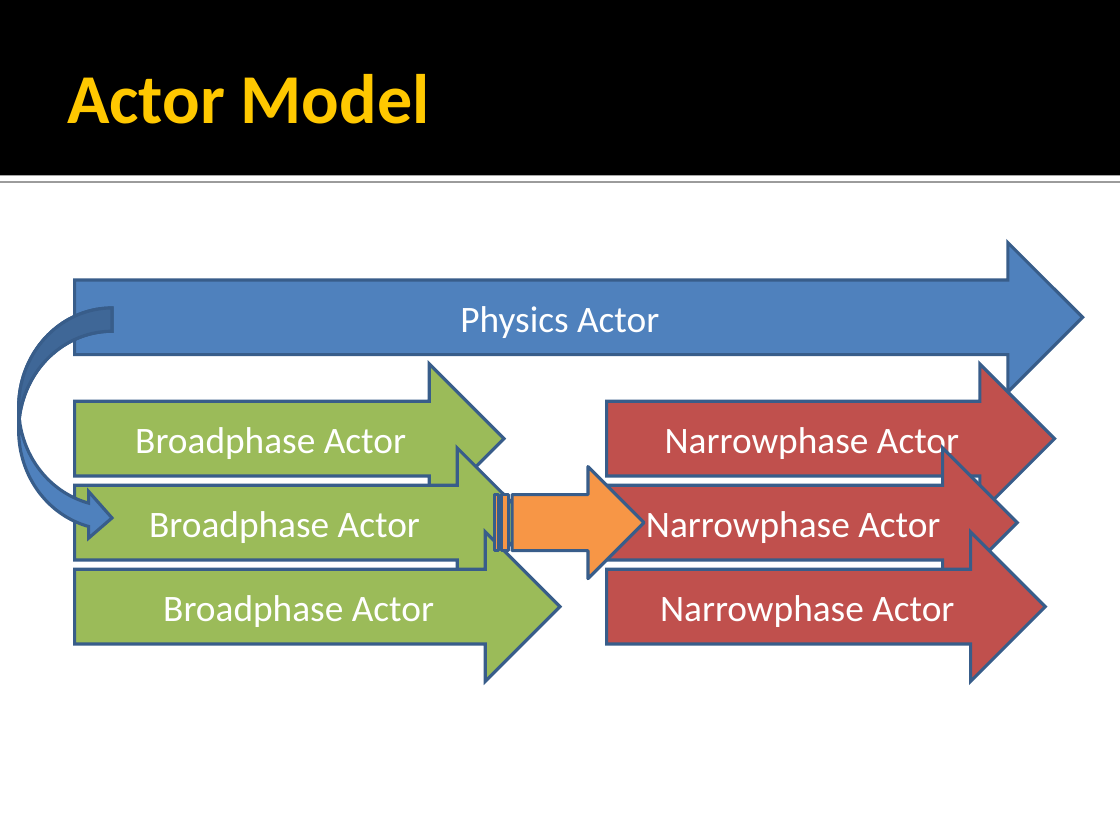
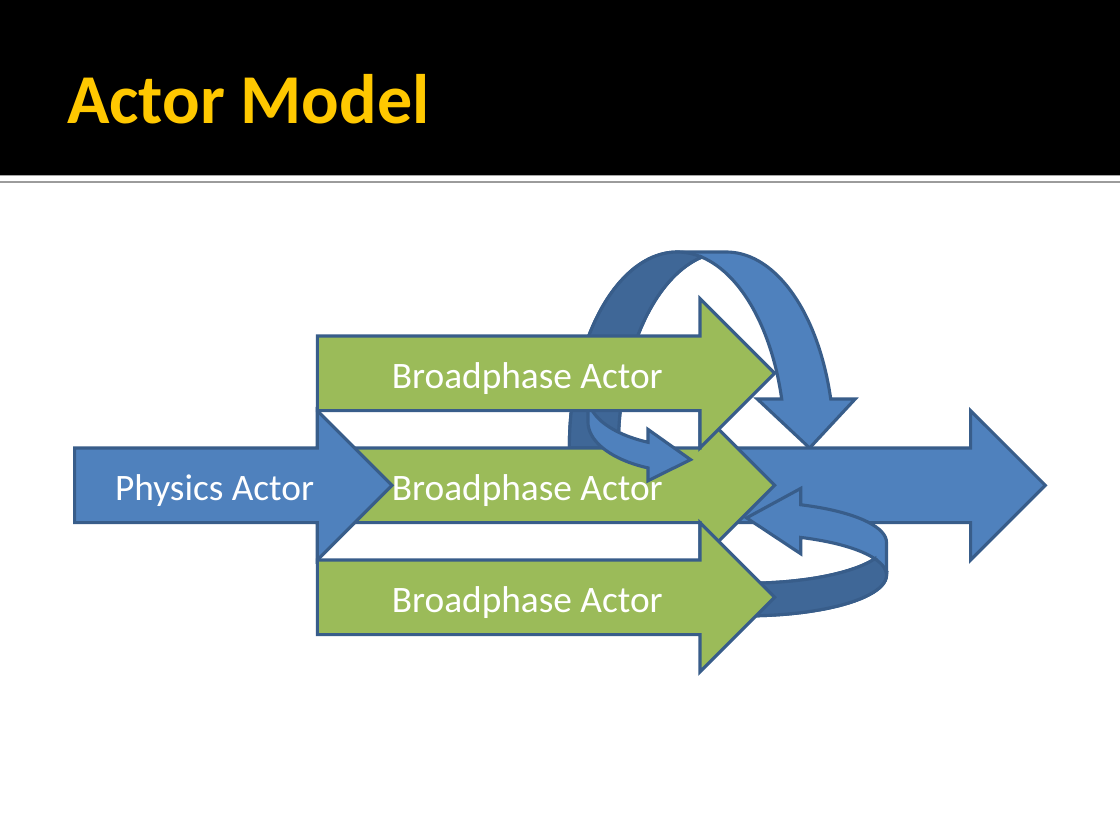
Before and after one commit to rmeisler/example_code, a slide deck: slide 19 of Concurrency Strategies.ppt. Drawn at 1120x840 pixels with LibreOffice and Linux fonts; fonts in the diff are those of the drawing. Boxes give left, top, right and bottom in pixels: in the first picture for what was removed or moved away, otherwise in the second. Text is boxed around its words. In the diff, an @@ line names an element or a change of style, - is before the commit and + after.

Commit message:
- Changes to presentation - Optimizing xform buffer (Perform swap, then copy overhead can be solely held by main thread)

```diff
--- a/Concurrency Strategies.ppt
+++ b/Concurrency Strategies.ppt
@@ freeform shape added at <box>569,252,858,448</box>, fill #4F81BD, outline #385D8A 2.01 pt @@
@@ right arrow "Broadphase Actor": place and size @@
-right arrow "Broadphase Actor" at <box>75,364,504,513</box>
+right arrow "Broadphase Actor" at <box>317,299,774,448</box>
@@ freeform shape removed at <box>19,308,112,541</box> @@
@@ freeform shape added at <box>588,345,691,485</box>, fill #4F81BD, outline #385D8A 2.01 pt @@
@@ right arrow removed at <box>607,364,1055,513</box> @@
-Narrowphase Actor
@@ right arrow "Physics Actor": place and size @@
-right arrow "Physics Actor" at <box>75,243,1083,392</box>
+right arrow "Physics Actor" at <box>75,411,392,560</box>
@@ right arrow "Broadphase Actor": place and size @@
-right arrow "Broadphase Actor" at <box>75,448,532,597</box>
+right arrow "Broadphase Actor" at <box>317,411,774,560</box>
@@ right arrow added at <box>700,411,1045,560</box>, fill #4F81BD, outline #385D8A 2.01 pt @@
@@ right arrow removed at <box>607,448,1018,597</box> @@
-Narrowphase Actor
@@ freeform shape removed at <box>495,467,644,579</box> @@
@@ freeform shape added at <box>747,485,887,616</box>, fill #4F81BD, outline #385D8A 2.01 pt @@
@@ right arrow "Broadphase Actor": place and size @@
-right arrow "Broadphase Actor" at <box>75,532,560,681</box>
+right arrow "Broadphase Actor" at <box>317,523,774,672</box>
@@ right arrow removed at <box>607,532,1046,681</box> @@
-Narrowphase Actor
```
Also in this commit, not shown: 3 other files.
